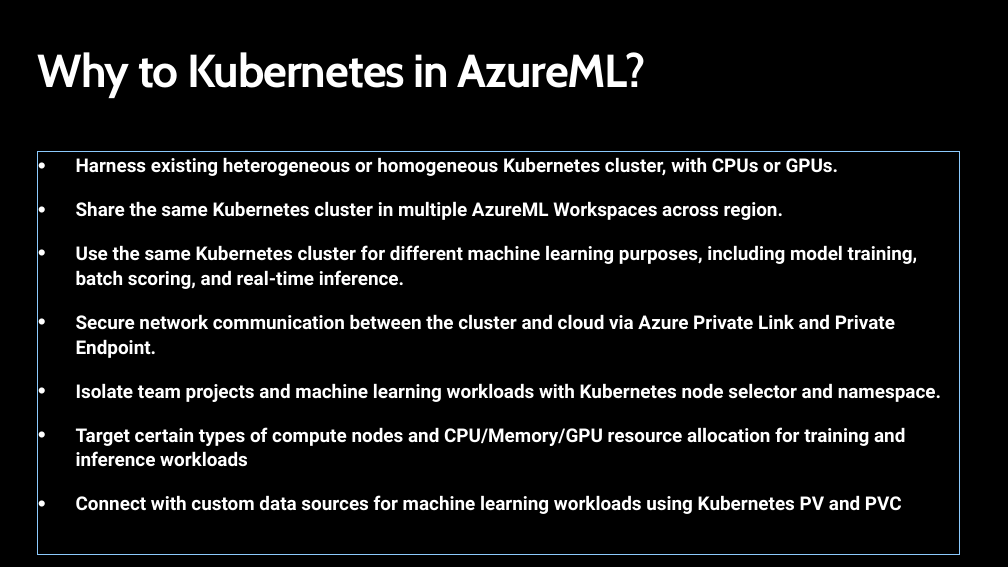
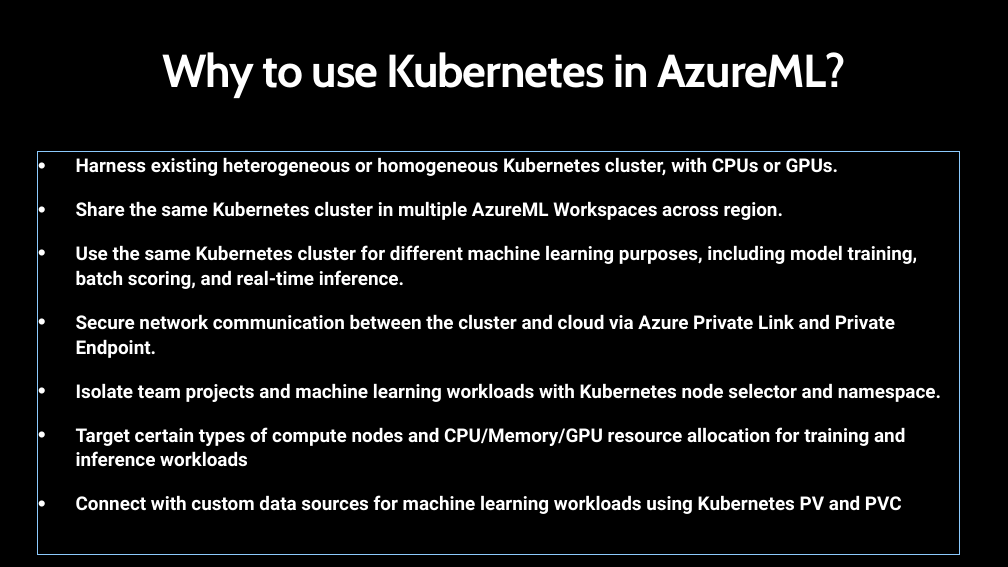
Before and after one commit to Azure/AML-Kubernetes, a slide deck: slide 12 of docs/ODSC europe- Kubernetes Anywhere.pptx. Drawn at 1008x567 pixels with LibreOffice and Linux fonts; fonts in the diff are those of the drawing. Boxes give left, top, right and bottom in pixels: in the first picture for what was removed or moved away, otherwise in the second. Text is boxed around its words. In the diff, an @@ line names an element or a change of style, - is before the commit and + after.

```diff
--- a/docs/ODSC europe- Kubernetes Anywhere.pptx
+++ b/docs/ODSC europe- Kubernetes Anywhere.pptx
@@ title at [162,52,846,98]: text changed @@
-Why to Kubernetes in AzureML?
+Why to use Kubernetes in AzureML?
```
